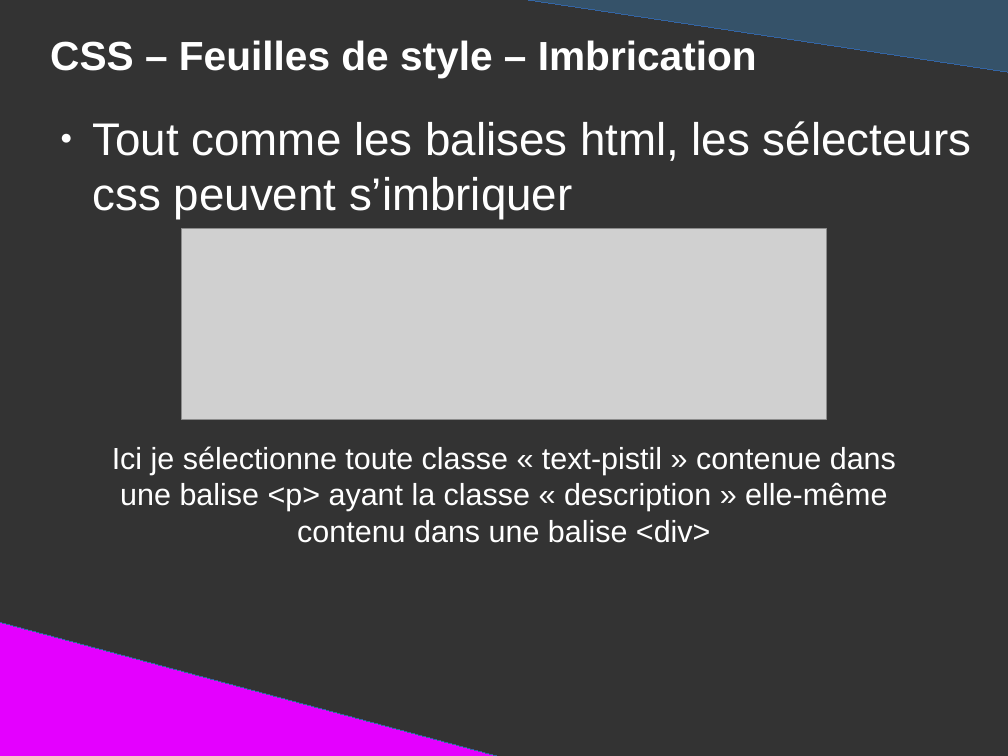
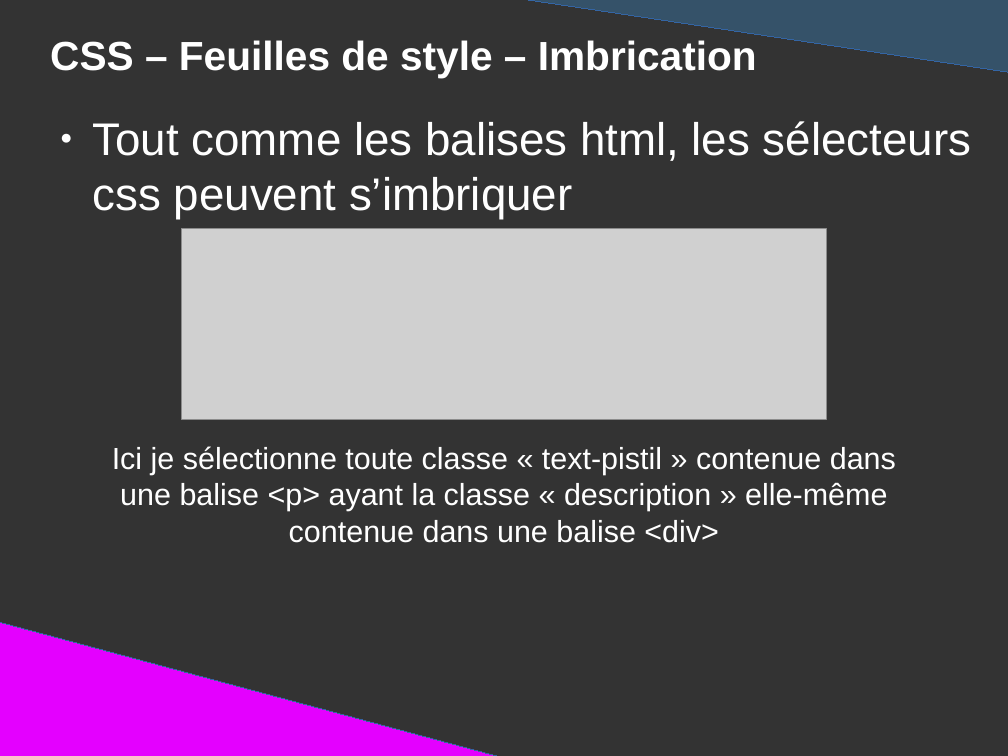
Before and after one commit to DanYellow/presentations, a slide deck: slide 61 of mmi/html/presentation.odp. Drawn at 1008x756 pixels with LibreOffice and Linux fonts; fonts in the diff are those of the drawing; grey boxes stand for pictures. Boxes give left, top, right and bottom in pixels: in the first picture for what was removed or moved away, otherwise in the second. Text is boxed around its words. In the diff, an @@ line names an element or a change of style, - is before the commit and + after.

```diff
--- a/mmi/html/presentation.odp
+++ b/mmi/html/presentation.odp
@@ title at [112,446,896,543]: text changed @@
-Ici je sélectionne toute classe « text-pistil » contenue dans une balise <p> ayant la classe « description » elle-même contenu dans une balise <div>
+Ici je sélectionne toute classe « text-pistil » contenue dans une balise <p> ayant la classe « description » elle-même contenue dans une balise <div>
```
Also in this commit, not shown: 3 other slides changed, 1 slide added, 1 other file.
